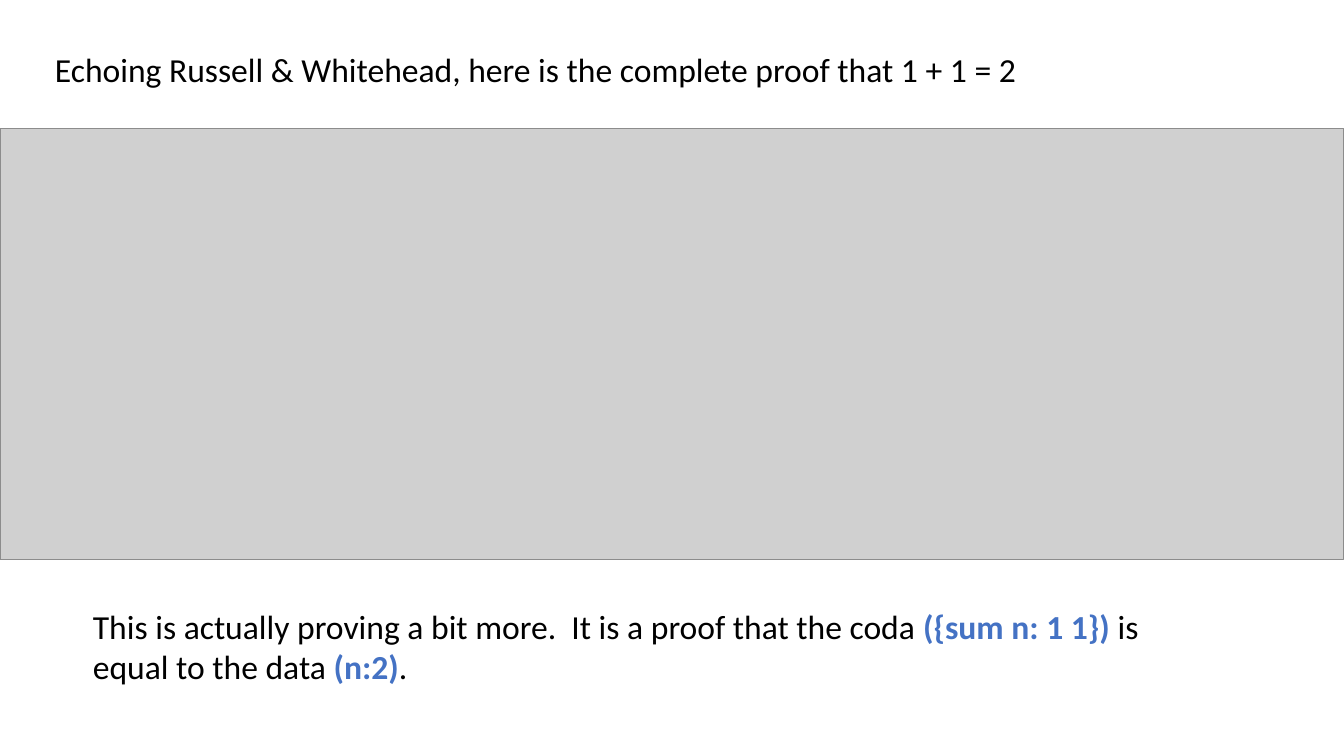
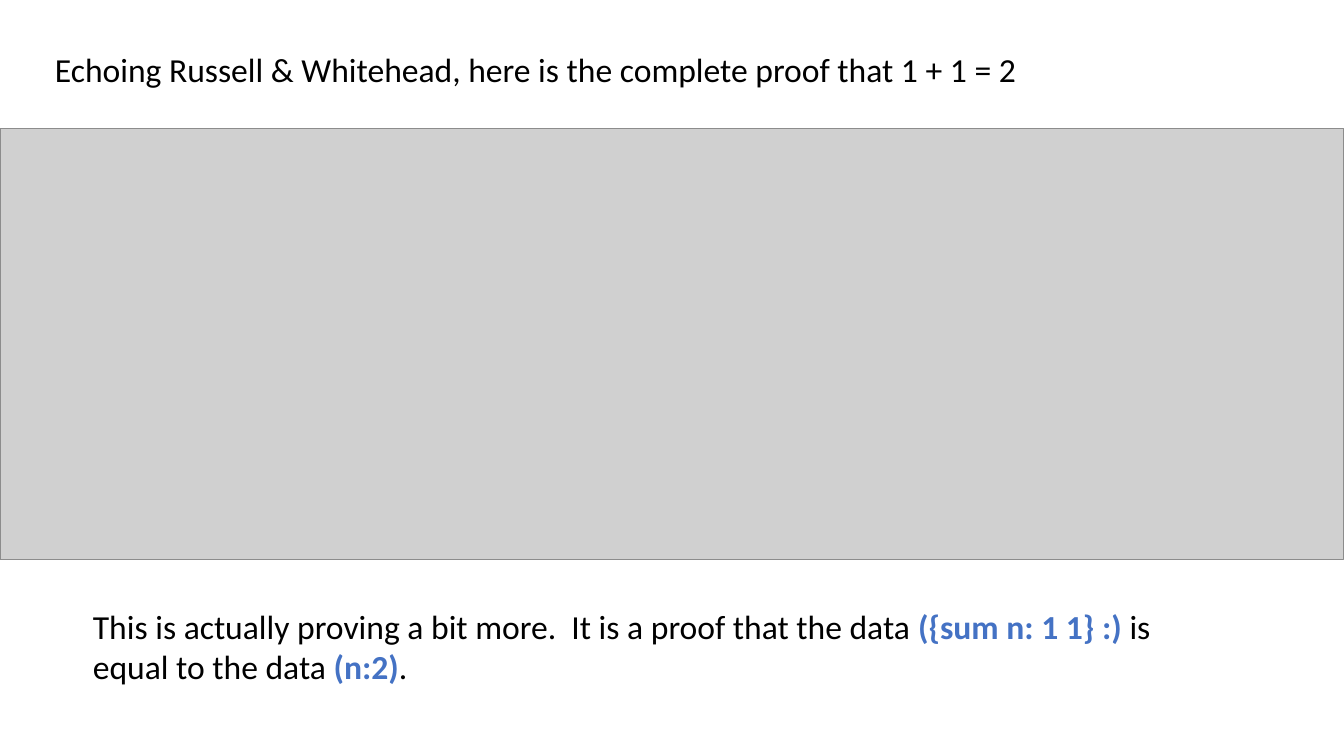
Before and after one commit to Saul-Youssef/coda, a slide deck: slide 20 of doc/talk/coda.pptx. Drawn at 1344x756 pixels with LibreOffice and Linux fonts; fonts in the diff are those of the drawing; grey boxes stand for pictures. Boxes give left, top, right and bottom in pixels: in the first picture for what was removed or moved away, otherwise in the second. Text is boxed around its words. In the diff, an @@ line names an element or a change of style, - is before the commit and + after.

```diff
--- a/doc/talk/coda.pptx
+++ b/doc/talk/coda.pptx
@@ text at (93,614,1151,685): text changed @@
-This is actually proving a bit more. It is a proof that the coda ({sum n: 1 1}) is equal to the data (n:2).
+This is actually proving a bit more. It is a proof that the data ({sum n: 1 1} :) is equal to the data (n:2).
```
Also in this commit, not shown: 1 other slide changed, 4 other files.
